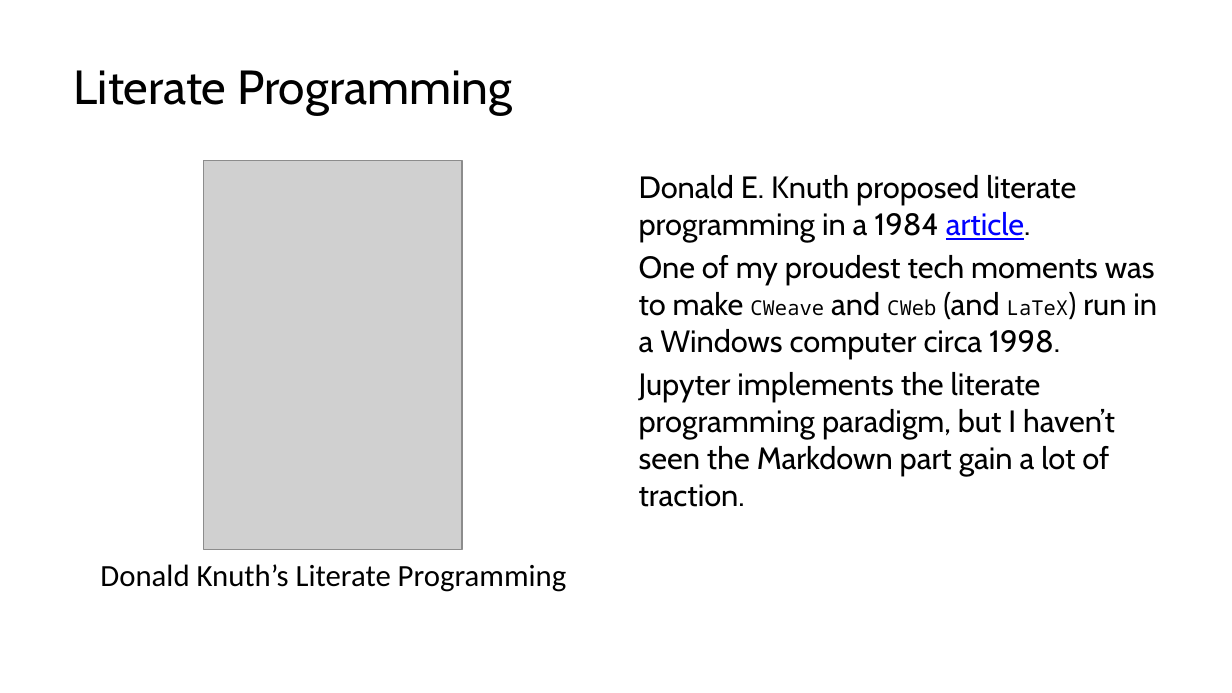
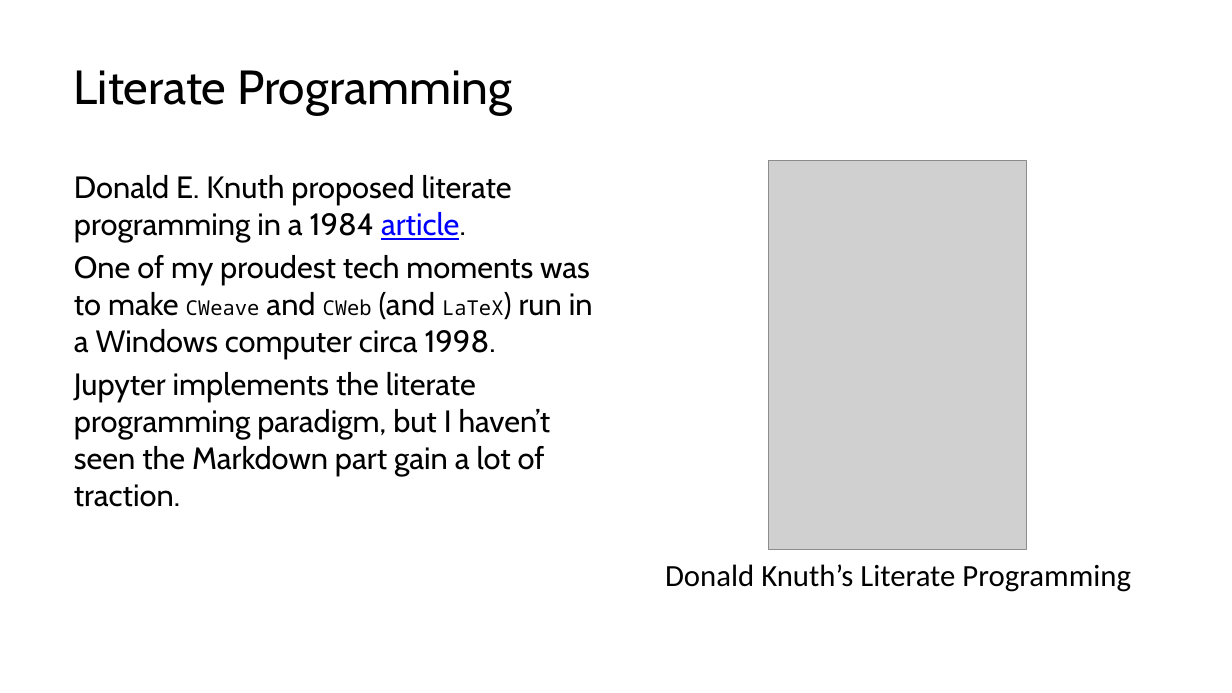
Before and after one commit to lucas-a-meyer/using-quarto, a slide deck: slide 4 of docs/presentation.pptx. Drawn at 1232x693 pixels with LibreOffice and Linux fonts; fonts in the diff are those of the drawing; grey boxes stand for pictures. Boxes give left, top, right and bottom in pixels: in the first picture for what was removed or moved away, otherwise in the second. Text is boxed around its words. In the diff, an @@ line names an element or a change of style, - is before the commit and + after.

```diff
--- a/docs/presentation.pptx
+++ b/docs/presentation.pptx
@@ text "Donald E. Knuth proposed literate ...": place and size @@
-text "Donald E. Knuth proposed literate ..." at (639, 175, 1157, 507)
+text "Donald E. Knuth proposed literate ..." at (74, 175, 593, 507)
@@ picture: place and size @@
-picture at (203, 161, 462, 549)
+picture at (769, 161, 1027, 549)
@@ text "Donald Knuth’s Literate Programming": place and size @@
-text "Donald Knuth’s Literate Programming" at (100, 564, 567, 592)
+text "Donald Knuth’s Literate Programming" at (665, 564, 1131, 592)
```
Also in this commit, not shown: 5 other slides changed, 24 other files.
